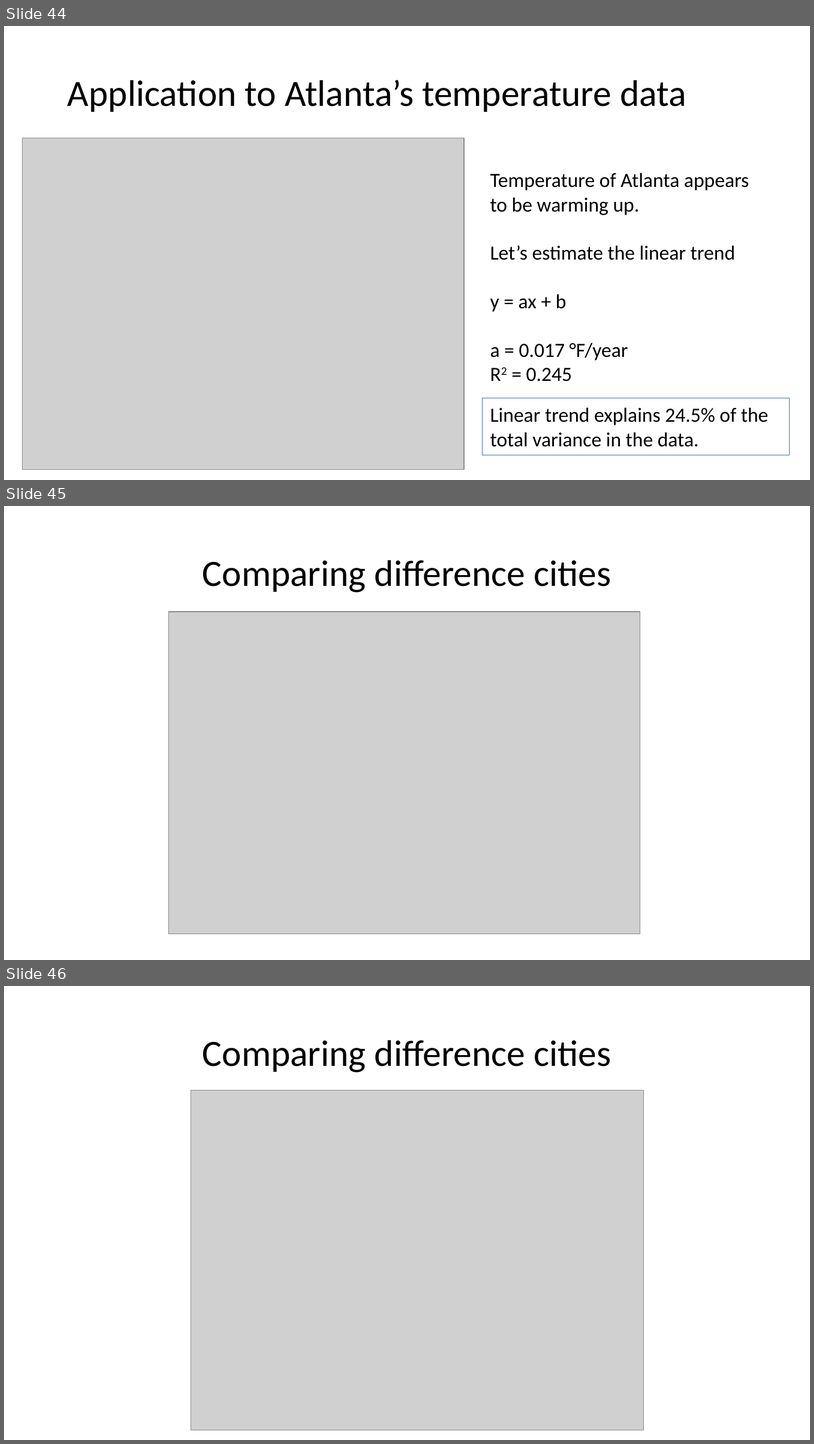
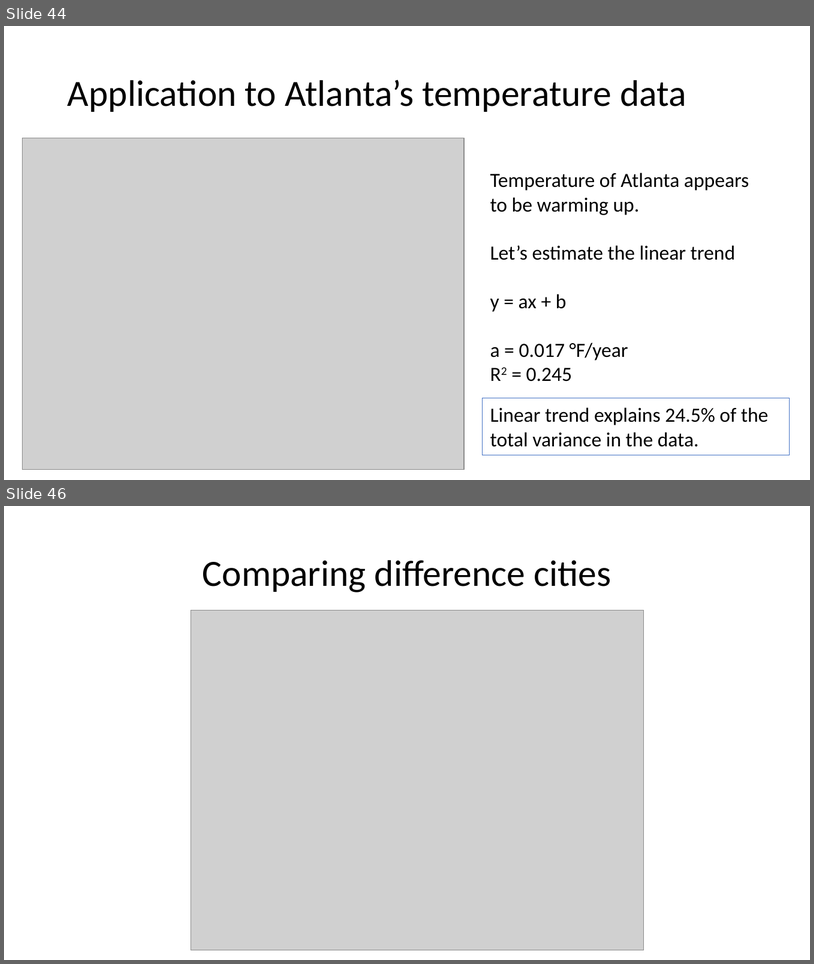
Before and after one commit to pengfeiliu371/EAS2655_S2023, a slide deck: slides/Week4.pptx. Shown one above the other, each under a label of ours: slides 44, 45 and 46 before the commit, slides 44 and 46 after it; the slides between them are not shown. The pictures are 814x1444 and 814x964 pixels, drawn with LibreOffice and Linux fonts; fonts in the diff are those of the drawing; grey boxes stand for pictures. Boxes give left, top, right and bottom in pixels: in the first picture for what was removed or moved away, otherwise in the second. Text is boxed around its words. In the diff, an @@ line names an element or a change of style, - is before the commit and + after.

```diff
--- a/slides/Week4.pptx
+++ b/slides/Week4.pptx
@@ slide 45 removed at (4,506,810,960), background #FFFFFF @@
@@ title removed at (203,560,611,592) @@
-Comparing difference cities
@@ picture removed at (168,612,640,933) @@
```
Also in this commit, not shown: 1 slide added, 12 other files.
